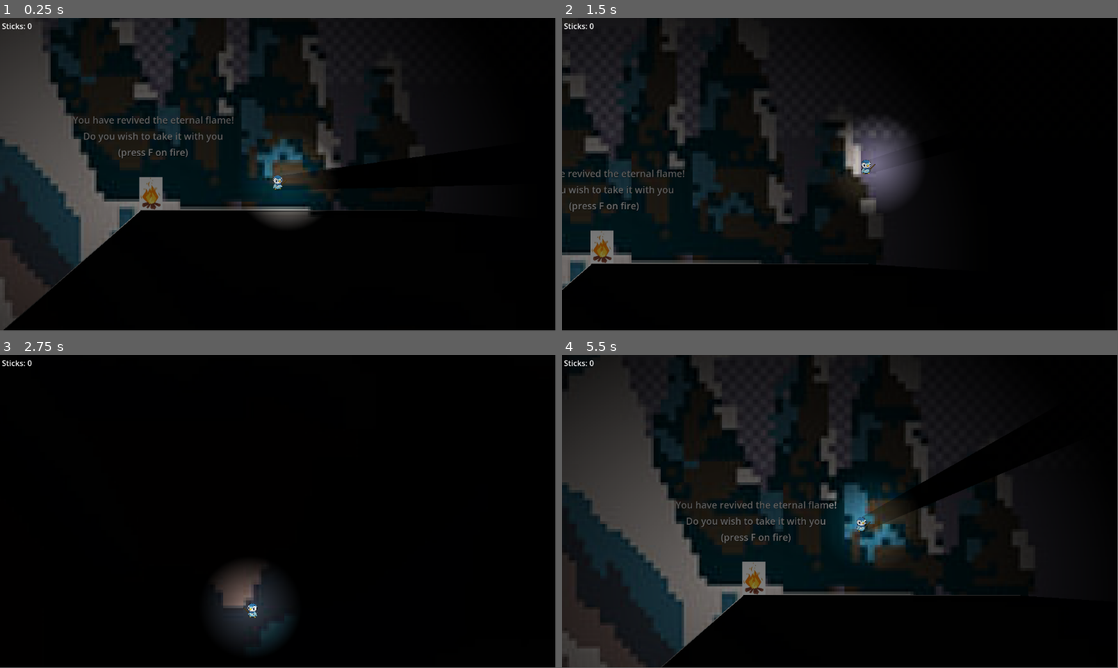
Above: before the commit, frames 1-4 (two rows, left to right).
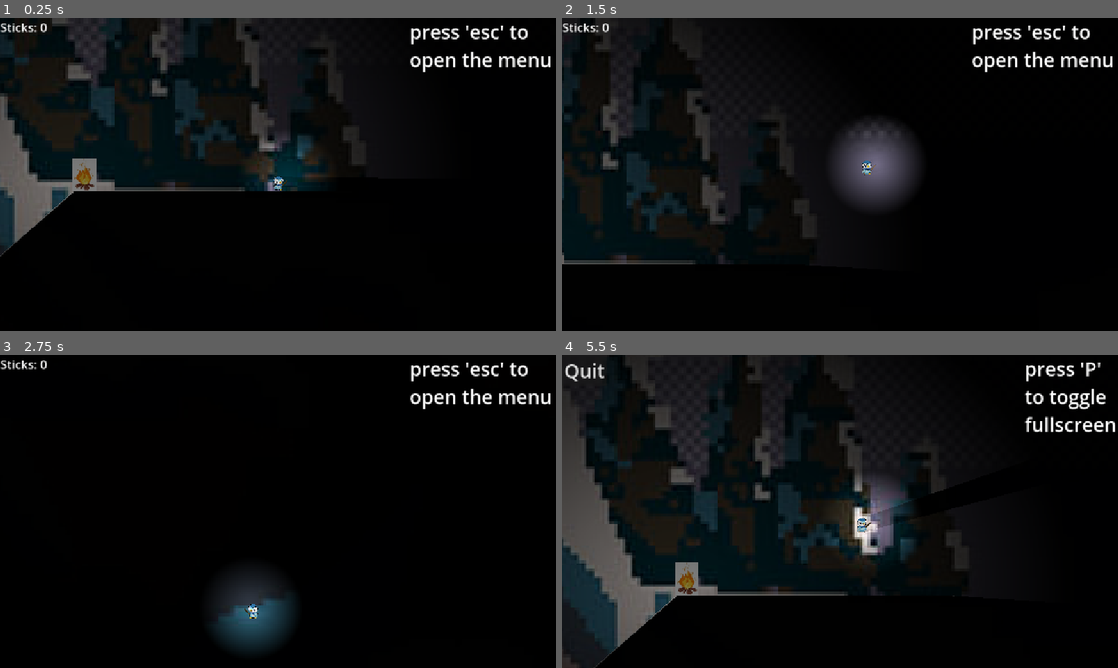
Above: after the commit, the same moments.

Repository: Hiweeeeee/ResourceGame
Game: Godot game, scene res://scenes/game.tscn
The game is run twice, just before and just after one commit, with the same random seed, the same clock (stepped at 60 frames per second) and the same inputs.
Inputs (mouse positions are in pixels of both pictures, inside the frame that each line leads up to):
- Up to frame 1 (0.25 s): no input
- Up to frame 2 (1.5 s): tap F (take_fire) at 0.5, 0.8, 1.25, 1.35 s; move the mouse to (962, 158) at 0.52 s; hold D (right) from 0.53 s (still down); tap E (interact) at 0.6 s; tap Enter (ui_accept) at 0.77 s; move the mouse to (728, 190) at 1.27 s
- Up to frame 3 (2.75 s): tap Enter (ui_accept) at 1.52 s; tap E (interact) at 1.55, 2.1 s; tap F (take_fire) at 2, 2.3 s; move the mouse to (333, 442) at 2.02 s; release D (right) at 2.03 s; hold A (left) from 2.03 s (still down)
- Up to frame 4 (5.5 s): tap F (take_fire) at 2.75, 2.85, 3.5, 3.8, 4.25, 4.35, 5.3 s; move the mouse to (812, 574) at 2.77 s; release A (left) at 2.78 s; hold D (right) 2.78-4.28 s; tap Enter (ui_accept) at 3.02, 3.77, 4.52 s; tap E (interact) at 3.05, 3.6, 4.55, 5.1 s; move the mouse to (1006, 558) at 3.52 s; tap P (full_screen, bound only after the commit) at 4.15 s; move the mouse to (673, 464) at 4.27 s; hold A (left) 4.28-5.03 s; tap Escape (menu, bound only after the commit) at 4.9 s; move the mouse to (867, 511) at 5.02 s; hold D (right) from 5.03 s (still down)
In our replay, the window is 799x449 before the commit and 800x450 after it. These sizes can differ from the game's own. Grey fills any space a smaller window leaves; there, only what the larger window draws over its background counts as a difference.

The runs differ from the first frame. In frame 1, 26% of the frame differs, in the area x 0-99%, y 0-100%; in frame 2, 11%; in frame 3, 2.7%; in frame 4, 30%, in the area x 0-100%, y 0-100%.

Commit message:
I added flashlight, house to get the flashlight, improved some lighting problems with shadows, started implementing a menu, made a fullscreen toggle button, created a new scene for the inside of the house, but haven't actually worked on in yet

Diff:
--- a/resourcegame/project.godot
+++ b/resourcegame/project.godot
@@ -14,6 +14,10 @@
 run/main_scene="uid://cs2q5xkhilp3j"
 config/features=PackedStringArray("4.4", "Forward Plus")
 config/icon="res://icon.svg"
+
+[display]
+
+window/stretch/mode="canvas_items"
 
 [input]
 
@@ -37,3 +41,13 @@
 "events": [Object(InputEventKey,"resource_local_to_scene":false,"resource_name":"","device":-1,"window_id":0,"alt_press …(192 unchanged characters)…
 ]
 }
+full_screen={
+"deadzone": 0.2,
+"events": [Object(InputEventKey,"resource_local_to_scene":false,"resource_name":"","device":-1,"window_id":0,"alt_pressed":false,"shift_pressed":false,"ctrl_pressed":false,"meta_pressed":false,"pressed":false,"keycode":0,"physical_keycode":80,"key_label":0,"unicode":112,"location":0,"echo":false,"script":null)
+]
+}
+menu={
+"deadzone": 0.2,
+"events": [Object(InputEventKey,"resource_local_to_scene":false,"resource_name":"","device":-1,"window_id":0,"alt_pressed":false,"shift_pressed":false,"ctrl_pressed":false,"meta_pressed":false,"pressed":false,"keycode":0,"physical_keycode":4194305,"key_label":0,"unicode":0,"location":0,"echo":false,"script":null)
+]
+}
--- a/resourcegame/scenes/campfire.tscn
+++ b/resourcegame/scenes/campfire.tscn
@@ -93,6 +93,7 @@
 energy = 0.5
 shadow_enabled = true
 shadow_color = Color(0, 0, 0, 1)
+shadow_item_cull_mask = 3
 texture = SubResource("GradientTexture2D_54scn")
 
 [connection signal="body_entered" from="Area2D" to="." method="_on_area_2d_body_entered"]
--- a/resourcegame/scenes/game.tscn
+++ b/resourcegame/scenes/game.tscn
@@ -1,13 +1,15 @@
-[gd_scene load_steps=10 format=3 uid="uid://cs2q5xkhilp3j"]
+[gd_scene load_steps=12 format=3 uid="uid://cs2q5xkhilp3j"]
 
 [ext_resource type="Texture2D" uid="uid://c5u21oad2oqs0" path="res://sprites/backgrounds/mountain background.jpg" id="1_u5sy4"]
 [ext_resource type="PackedScene" uid="uid://d1lmw3ugkdl30" path="res://scenes/player.tscn" id="1_uwrxv"]
 [ext_resource type="PackedScene" uid="uid://buchyl7yj5mnf" path="res://scenes/test_stage.tscn" id="2_yqjtg"]
+[ext_resource type="PackedScene" uid="uid://dopqpp7lgku4t" path="res://scenes/house.tscn" id="3_0tnpc"]
 [ext_resource type="PackedScene" uid="uid://fbocwujp04na" path="res://scenes/stick.tscn" id="3_lbhrr"]
 [ext_resource type="Script" uid="uid://u4tao4ws6wib" path="res://scripts/game_manager.gd" id="4_iywne"]
 [ext_resource type="PackedScene" uid="uid://ddafftncvtags" path="res://scenes/campfire.tscn" id="4_p57ef"]
 [ext_resource type="PackedScene" uid="uid://cynivb4sc68up" path="res://scenes/hud.tscn" id="5_iywne"]
 [ext_resource type="Script" uid="uid://xbs5cqa4ibw7" path="res://scripts/killbox.gd" id="8_gee14"]
+[ext_resource type="Script" uid="uid://bsflkausro7py" path="res://scripts/hud.gd" id="9_vtaks"]
 
 [sub_resource type="WorldBoundaryShape2D" id="WorldBoundaryShape2D_u5sy4"]
 
@@ -31,18 +33,24 @@
 position = Vector2(206, 66)
 script = ExtResource("4_iywne")
 
+[node name="House" parent="." instance=ExtResource("3_0tnpc")]
+position = Vector2(-1543, 783)
+
 [node name="Player" parent="." instance=ExtResource("1_uwrxv")]
-position = Vector2(1693, -425)
+position = Vector2(1832, -384)
 
 [node name="TestStage" parent="." instance=ExtResource("2_yqjtg")]
 position = Vector2(576, 628)
+
+[node name="TestStage11" parent="." instance=ExtResource("2_yqjtg")]
+position = Vector2(-1112, 929)
 
 [node name="TestStage2" parent="." instance=ExtResource("2_yqjtg")]
 position = Vector2(419, 393)
 scale = Vector2(0.1, 0.1)
 
 [node name="TestStage3" parent="." instance=ExtResource("2_yqjtg")]
-position = Vector2(637, 453)
+position = Vector2(622, 500)
 scale = Vector2(0.1, 0.1)
 
 [node name="TestStage4" parent="." instance=ExtResource("2_yqjtg")]
@@ -51,8 +59,8 @@
 scale = Vector2(0.3, 0.1)
 
 [node name="TestStage5" parent="." instance=ExtResource("2_yqjtg")]
-position = Vector2(1005.2, 58.1)
-scale = Vector2(0.25, 0.1)
+position = Vector2(1005.2, 59.86)
+scale = Vector2(0.25, 0.2)
 
 [node name="TestStage10" parent="." instance=ExtResource("2_yqjtg")]
 position = Vector2(1324, 676)
@@ -113,6 +121,7 @@
 [node name="HUD" parent="." instance=ExtResource("5_iywne")]
 offset = Vector2(500, 700)
 transform = Transform2D(1, 0, 0, 1, 500, 700)
+script = ExtResource("9_vtaks")
 
 [node name="StickLabel" type="Label" parent="HUD"]
 anchors_preset = -1
@@ -120,11 +129,40 @@
 anchor_top = -0.205
 anchor_right = -0.142
 anchor_bottom = -0.205
-offset_left = -332.416
-offset_top = -562.16
-offset_right = -177.416
-offset_bottom = -503.16
+offset_left = -336.416
+offset_top = -567.16
+offset_right = -181.416
+offset_bottom = -508.16
+theme_override_font_sizes/font_size = 25
 text = "Sticks: 0"
+
+[node name="QuitButton" type="Button" parent="HUD"]
+visible = false
+offset_left = -500.0
+offset_top = -700.0
+offset_right = -408.0
+offset_bottom = -637.0
+theme_override_font_sizes/font_size = 40
+text = "Quit"
+
+[node name="ExplainMenu" type="Label" parent="HUD"]
+offset_left = 348.0
+offset_top = -700.0
+offset_right = 651.0
+offset_bottom = -587.0
+theme_override_font_sizes/font_size = 40
+text = "press 'esc' to open the menu"
+autowrap_mode = 3
+
+[node name="ExplainFullScreen" type="Label" parent="HUD"]
+visible = false
+offset_left = 458.0
+offset_top = -700.0
+offset_right = 651.0
+offset_bottom = -529.0
+theme_override_font_sizes/font_size = 40
+text = "press 'P' to toggle fullscreen"
+autowrap_mode = 3
 
 [node name="killbox" type="Area2D" parent="."]
 script = ExtResource("8_gee14")
@@ -133,4 +171,5 @@
 position = Vector2(-7, 3024)
 shape = SubResource("WorldBoundaryShape2D_u5sy4")
 
+[connection signal="pressed" from="HUD/QuitButton" to="GameManager" method="_on_quit_button_pressed"]
 [connection signal="body_entered" from="killbox" to="killbox" method="_on_body_entered"]
--- /dev/null
+++ b/resourcegame/scenes/house.tscn
@@ -0,0 +1,56 @@
+[gd_scene load_steps=6 format=3 uid="uid://dopqpp7lgku4t"]
+
+[ext_resource type="Script" uid="uid://drqk7sfo0s85l" path="res://scripts/house.gd" id="1_qtlar"]
+[ext_resource type="Texture2D" uid="uid://5r04j0hcm77f" path="res://sprites/basic_house.png" id="2_rk7hg"]
+
+[sub_resource type="RectangleShape2D" id="RectangleShape2D_se78b"]
+size = Vector2(140, 231.5)
+
+[sub_resource type="Gradient" id="Gradient_qtlar"]
+offsets = PackedFloat32Array(0, 0.751773)
+colors = PackedColorArray(1, 1, 1, 1, 0, 0, 0, 1)
+
+[sub_resource type="GradientTexture2D" id="GradientTexture2D_rk7hg"]
+gradient = SubResource("Gradient_qtlar")
+fill = 1
+fill_from = Vector2(0.512195, 0.526829)
+
+[node name="House" type="Node2D"]
+scale = Vector2(0.4, 0.4)
+script = ExtResource("1_qtlar")
+
+[node name="HouseSprite" type="Sprite2D" parent="."]
+texture = ExtResource("2_rk7hg")
+
+[node name="Door" type="Area2D" parent="."]
+
+[node name="DoorShape" type="CollisionShape2D" parent="Door"]
+position = Vector2(90, 204.25)
+shape = SubResource("RectangleShape2D_se78b")
+
+[node name="Label" type="Label" parent="."]
+offset_left = -210.0
+offset_top = -207.5
+offset_right = 249.0
+offset_bottom = 5.5
+theme_override_colors/font_shadow_color = Color(0, 0, 0, 1)
+theme_override_font_sizes/font_size = 37
+text = "The wind is picking up, Interact to pick up flashlight for when your torch goes out."
+autowrap_mode = 3
+
+[node name="DoorLight" type="PointLight2D" parent="."]
+position = Vector2(90, 155)
+scale = Vector2(6, 6)
+shadow_enabled = true
+shadow_color = Color(0, 0, 0, 1)
+texture = SubResource("GradientTexture2D_rk7hg")
+
+[node name="WindowLight" type="PointLight2D" parent="."]
+position = Vector2(-80, -10)
+scale = Vector2(6, 6)
+shadow_enabled = true
+shadow_color = Color(0, 0, 0, 1)
+texture = SubResource("GradientTexture2D_rk7hg")
+
+[connection signal="body_entered" from="Door" to="." method="_on_door_body_entered"]
+[connection signal="body_exited" from="Door" to="." method="_on_door_body_exited"]
--- /dev/null
+++ b/resourcegame/scenes/inside_house.tscn
@@ -0,0 +1,6 @@
+[gd_scene load_steps=2 format=3 uid="uid://cqta3ydoifanh"]
+
+[ext_resource type="Script" uid="uid://cw6jwctby5s8o" path="res://scripts/inside_house.gd" id="1_2x6nl"]
+
+[node name="InsideHouse" type="Node2D"]
+script = ExtResource("1_2x6nl")
--- a/resourcegame/scenes/player.tscn
+++ b/resourcegame/scenes/player.tscn
@@ -1,10 +1,12 @@
-[gd_scene load_steps=11 format=3 uid="uid://d1lmw3ugkdl30"]
+[gd_scene load_steps=15 format=3 uid="uid://d1lmw3ugkdl30"]
 
 [ext_resource type="Texture2D" uid="uid://cqckglq2vsbja" path="res://sprites/player/393-Piplup.webp" id="1_3vyb7"]
 [ext_resource type="Script" uid="uid://bj2wpbd2a01xe" path="res://scripts/player.tres.gd" id="1_qlg0r"]
 [ext_resource type="Texture2D" uid="uid://cwccrxm5foigq" path="res://sprites/player/393-Piplup_normal.png" id="2_qhqgy"]
 [ext_resource type="Texture2D" uid="uid://bgn5shvdu8sov" path="res://sprites/player/specular_piplup.png" id="3_dqkch"]
 [ext_resource type="Texture2D" uid="uid://bu1l2xvcvn1tq" path="res://sprites/Stick_JE1_BE1.png" id="4_dqkch"]
+[ext_resource type="Texture2D" uid="uid://ebx8f8ww12jy" path="res://sprites/light/flashlight cone.png" id="6_fjrip"]
+[ext_resource type="Texture2D" uid="uid://c5u21oad2oqs0" path="res://sprites/backgrounds/mountain background.jpg" id="7_smehm"]
 
 [sub_resource type="Gradient" id="Gradient_dqkch"]
 offsets = PackedFloat32Array(0, 0.716312)
@@ -17,6 +19,7 @@
 fill_to = Vector2(1, 1)
 
 [sub_resource type="CapsuleShape2D" id="CapsuleShape2D_sh265"]
+height = 28.0
 
 [sub_resource type="OccluderPolygon2D" id="OccluderPolygon2D_3vyb7"]
 polygon = PackedVector2Array(58.7, -400, -48.3, -400, -84.9, -392, -88.9, -392, -119.8, -379, -123, -379, -160, -357, - …(2035 unchanged characters)…
@@ -26,9 +29,19 @@
 normal_texture = ExtResource("2_qhqgy")
 specular_texture = ExtResource("3_dqkch")
 
+[sub_resource type="Gradient" id="Gradient_fjrip"]
+offsets = PackedFloat32Array(0, 0.64539)
+colors = PackedColorArray(1, 1, 1, 1, 0, 0, 0, 1)
+
+[sub_resource type="GradientTexture2D" id="GradientTexture2D_smehm"]
+gradient = SubResource("Gradient_fjrip")
+fill = 1
+fill_from = Vector2(0.517073, 0.517073)
+
 [node name="Player" type="Node2D"]
 
 [node name="Playerbody" type="CharacterBody2D" parent="."]
+z_index = 2
 script = ExtResource("1_qlg0r")
 
 [node name="Torch" type="Sprite2D" parent="Playerbody"]
@@ -38,6 +51,7 @@
 
 [node name="TorchLight" type="PointLight2D" parent="Playerbody/Torch"]
 position = Vector2(68, -58)
+shadow_enabled = true
 shadow_color = Color(0, 0, 0, 1)
 texture = SubResource("GradientTexture2D_tuyoq")
 texture_scale = 33.69
@@ -54,12 +68,50 @@
 position_smoothing_enabled = true
 
 [node name="LightOccluder2D" type="LightOccluder2D" parent="Playerbody"]
-position = Vector2(0, 1.19209e-07)
+position = Vector2(0, -1)
 scale = Vector2(0.0374527, 0.0374527)
 occluder = SubResource("OccluderPolygon2D_3vyb7")
+occluder_light_mask = 2
 
 [node name="shadows (incomplete)" type="Sprite2D" parent="Playerbody"]
 visible = false
 position = Vector2(215, -26)
 scale = Vector2(0.037, 0.037)
 texture = SubResource("CanvasTexture_3vyb7")
+
+[node name="RotationPoint" type="Node2D" parent="Playerbody"]
+
+[node name="Flashlight" type="Sprite2D" parent="Playerbody/RotationPoint"]
+visible = false
+position = Vector2(11, 1)
+rotation = 0.785398
+scale = Vector2(0.1, 0.1)
+texture = ExtResource("4_dqkch")
+offset = Vector2(0.999123, -8.60355)
+
+[node name="FlashlightLight" type="PointLight2D" parent="Playerbody/RotationPoint/Flashlight"]
+position = Vector2(-1.90735e-06, -7.62939e-06)
+rotation = -1.52335
+scale = Vector2(5, 5)
+energy = 1.5
+shadow_enabled = true
+shadow_color = Color(0, 0, 0, 1)
+texture = ExtResource("6_fjrip")
+offset = Vector2(648.276, 517.244)
+texture_scale = 6.77
+
+[node name="PlayerLight" type="PointLight2D" parent="Playerbody/RotationPoint/Flashlight"]
+position = Vector2(-120.208, 106.066)
+scale = Vector2(8, 8)
+energy = 0.4
+shadow_enabled = true
+texture = SubResource("GradientTexture2D_smehm")
+
+[node name="CanvasModulate" type="CanvasModulate" parent="."]
+visible = false
+color = Color(0.227451, 0.227451, 0.227451, 1)
+
+[node name="Sprite2D" type="Sprite2D" parent="."]
+visible = false
+z_index = -1
+texture = ExtResource("7_smehm")
--- a/resourcegame/scripts/campfire.gd
+++ b/resourcegame/scripts/campfire.gd
@@ -27,11 +27,10 @@
 		light.texture_scale += .2
 		sticks_fed += 1
 
-	if sticks_fed == 0:
+	if sticks_fed == 4:
 		label.show()
 		if Input.is_action_just_pressed("take_fire") and player_in_fire == true:
 			eternal_torch.emit()
 			# sticks fed = 5 so that label stays hiden again
-			#sticks_fed = 5
+			sticks_fed = 5
 			label.hide()
-			print("yes?")
--- a/resourcegame/scripts/game_manager.gd
+++ b/resourcegame/scripts/game_manager.gd
@@ -9,16 +9,23 @@
 @onready var campfire = $"../Campfire"
 #@onready var playerbody = $Playerbody
 @onready var player = $"../Player/Playerbody"
+@onready var house = $"../House"
+@onready var hud = $"../HUD"
 
 # Called when the node enters the scene tree for the first time.
 func _ready():
 	await get_tree().process_frame
 	campfire.eternal_torch.connect(player._on_eternal_torch)
+	house.house_entered.connect(player._on_house_entered)
+	campfire.eternal_torch.connect(hud._on_eternal_torch)
 
 
 # Called every frame. 'delta' is the elapsed time since the previous frame.
 func _process(delta):
-	pass
+	if Input.is_action_just_pressed("full_screen") and DisplayServer.window_get_mode() == DisplayServer.WINDOW_MODE_FULLSCREEN:
+		DisplayServer.window_set_mode(DisplayServer.WINDOW_MODE_WINDOWED)
+	elif Input.is_action_just_pressed("full_screen"):
+		DisplayServer.window_set_mode(DisplayServer.WINDOW_MODE_FULLSCREEN)
 
 func pick_up_stick():
 	sticks += 1
@@ -27,3 +34,7 @@
 func put_down_stick():
 	sticks -= 1
 	stick_label.text = "Sticks: " + str(sticks)
+
+
+func _on_quit_button_pressed():
+	get_tree().quit()
--- /dev/null
+++ b/resourcegame/scripts/house.gd
@@ -0,0 +1,32 @@
+extends Node2D
+
+signal house_entered
+
+@onready var house_sprite = $HouseSprite
+@onready var label = $Label
+@onready var door_light = $DoorLight
+@onready var window_light = $WindowLight
+
+
+var is_on_door = false
+var house_light_texture = preload("res://sprites/basic_house_light.png")
+
+func _ready():
+	door_light.hide()
+	window_light.hide()
+
+func _process(delta):
+	if is_on_door == true and Input.is_action_just_pressed("interact"):
+		house_entered.emit()
+		house_sprite.texture = house_light_texture
+		door_light.show()
+		window_light.show()
+		label.hide()
+
+
+func _on_door_body_entered(body):
+	is_on_door = true
+
+
+func _on_door_body_exited(body):
+	is_on_door = false
--- /dev/null
+++ b/resourcegame/scripts/hud.gd
@@ -0,0 +1,34 @@
+extends CanvasLayer
+
+@onready var quit_button = $QuitButton
+@onready var stick_label = $StickLabel
+@onready var explain_menu = $ExplainMenu
+@onready var explain_full_screen = $ExplainFullScreen
+
+var menu_showing = false
+var still_needs_sticks = true
+
+func _process(delta):
+
+	# hides the sticks label if you are done picking up sticks
+	if still_needs_sticks == true and menu_showing == false:
+		stick_label.show()
+	else:
+		stick_label.hide()
+	# shows menu and hides non-menu labels
+	if Input.is_action_just_pressed("menu") and menu_showing == false:
+		menu_showing = true
+		quit_button.show()
+		explain_full_screen.show()
+		stick_label.hide()
+		explain_menu.hide()
+	elif Input.is_action_just_pressed("menu"):
+		menu_showing = false
+		quit_button.hide()
+		explain_full_screen.hide()
+		if still_needs_sticks == true:
+			stick_label.show()
+
+
+func _on_eternal_torch():
+	still_needs_sticks = false
--- /dev/null
+++ b/resourcegame/scripts/inside_house.gd
@@ -0,0 +1,3 @@
+extends Node2D
+
+# I want to make it so that you can enter the house which is where you might find something (for now flash light)
--- a/resourcegame/scripts/player.tres.gd
+++ b/resourcegame/scripts/player.tres.gd
@@ -3,6 +3,10 @@
 @onready var sprite_2d = $Sprite2D
 @onready var torch = $Torch
 @onready var torch_light = $Torch/TorchLight
+@onready var flashlight = $RotationPoint/Flashlight
+@onready var flashlight_light = $RotationPoint/Flashlight/FlashlightLight
+@onready var rotation_point = $RotationPoint
+
 
 
 
@@ -14,6 +18,7 @@
 
 
 func _physics_process(delta):
+	var mouse_position = get_global_mouse_position()
 	# Add the gravity.
 	if not is_on_floor():
 		velocity += get_gravity() * delta
@@ -51,7 +56,15 @@
 
 	move_and_slide()
 
+	#flashlight rotation
+	rotation_point.look_at(mouse_position)
+
 
 func _on_eternal_torch():
-	torch_light.energy = 2.5
+	torch_light.energy = 2
 	torch_light.texture_scale *= 3
+
+
+func _on_house_entered():
+	flashlight.show()
+	torch.hide()
Not shown, added: resourcegame/scripts/house.gd.uid
Not shown, added: resourcegame/scripts/hud.gd.uid
Not shown, added: resourcegame/scripts/inside_house.gd.uid
Binary file added: resourcegame/sprites/basic_house.png
Not shown, changed: resourcegame/sprites/basic_house.png.import
Binary file added: resourcegame/sprites/basic_house_light.aseprite
Binary file added: resourcegame/sprites/basic_house_light.png
Not shown, added: resourcegame/sprites/basic_house_light.png.import
Renamed: resourcegame/sprites/NaD6F.png -> resourcegame/sprites/light/NaD6F.png
Not shown, added: resourcegame/sprites/light/NaD6F.png.import
Binary file added: resourcegame/sprites/light/flashlight cone.png
Not shown, added: resourcegame/sprites/light/flashlight cone.png.import
